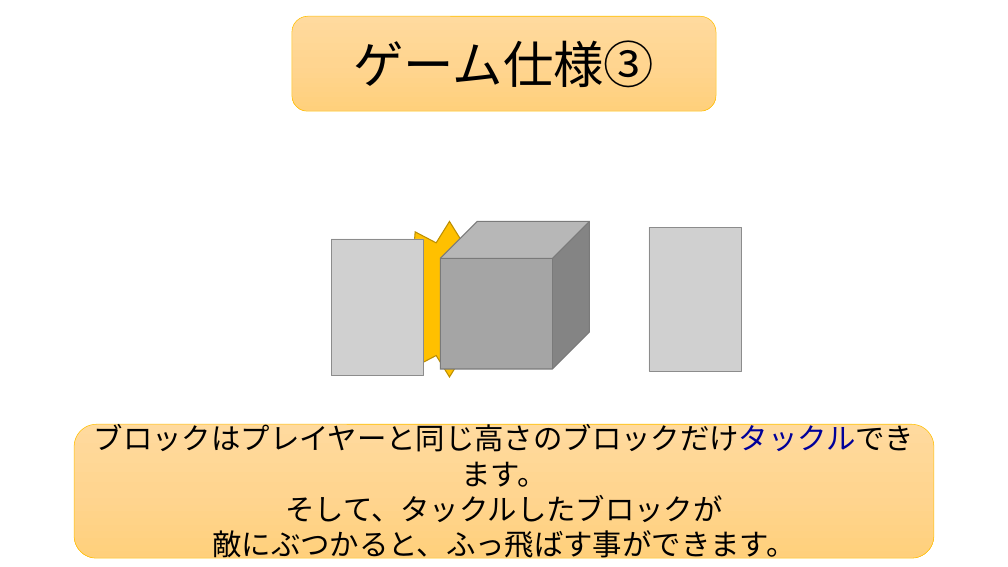
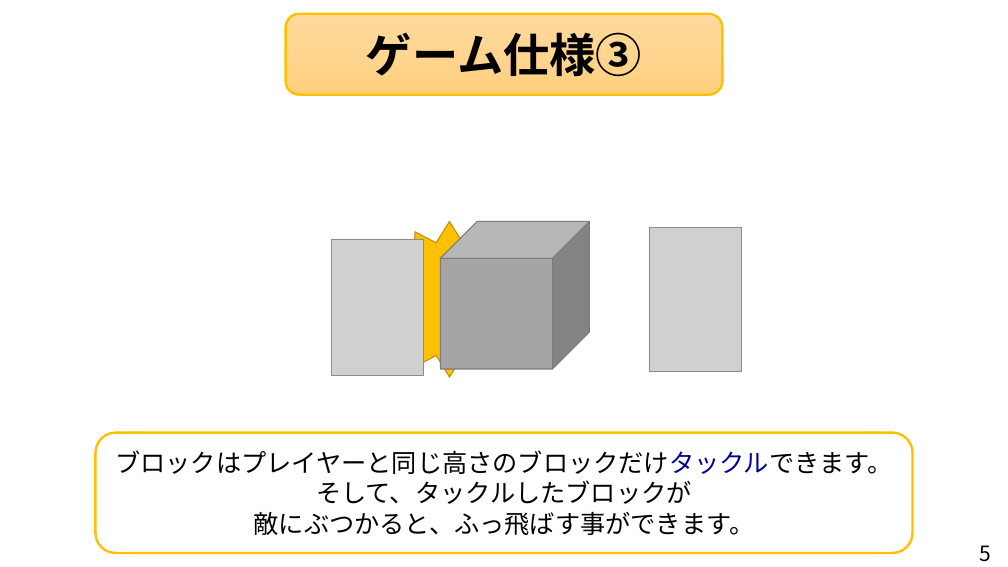
Before and after one commit to Nishin3614/ClimbBuys, a slide deck: slide 5 of チームC企画書.pptx (slide 6 before the commit). Drawn at 1008x567 pixels with LibreOffice and Linux fonts; fonts in the diff are those of the drawing; grey boxes stand for pictures; background and template pictures are left out. Boxes give left, top, right and bottom in pixels: in the first picture for what was removed or moved away, otherwise in the second. Text is boxed around its words. In the diff, an @@ line names an element or a change of style, - is before the commit and + after.

```diff
--- a/チームC企画書.pptx
+++ b/チームC企画書.pptx
@@ rounded rectangle "ゲーム仕様③": place and size @@
-rounded rectangle "ゲーム仕様③" at <box>292,16,716,111</box>
+rounded rectangle "ゲーム仕様③" at <box>286,14,723,95</box>
@@ rounded rectangle "ゲーム仕様③" at <box>286,14,723,95</box>: outline #FFC000 0.5 pt to #FFC000 2.25 pt @@
@@ text in rounded rectangle at <box>366,32,642,77</box>: text changed; size 48 to 44 pt; bold on @@
-ゲーム仕様➂
+ゲーム仕様③
@@ rounded rectangle "ブロックはプレイヤーと同じ高さのブロックだけタックルできます。": place and size @@
-rounded rectangle "ブロックはプレイヤーと同じ高さのブロックだけタックルできます。" at <box>74,424,934,558</box>
+rounded rectangle "ブロックはプレイヤーと同じ高さのブロックだけタックルできます。" at <box>95,433,913,553</box>
@@ rounded rectangle "ブロックはプレイヤーと同じ高さのブロックだけタックルできます。" at <box>95,433,913,553</box>: size 28 to 24 pt; fill gradient #FFDB9E to #FFD590 to #FFD07C to #FFFFFF at 65% opacity; outline #FFC000 0.5 pt to #FFC000 2.25 pt @@
@@ text added at <box>979,545,991,562</box>, 20 pt, text #000000 @@
+5
```
Also in this commit, not shown: 6 other slides changed, 1 slide added, 3 slides removed, 1 other file.
